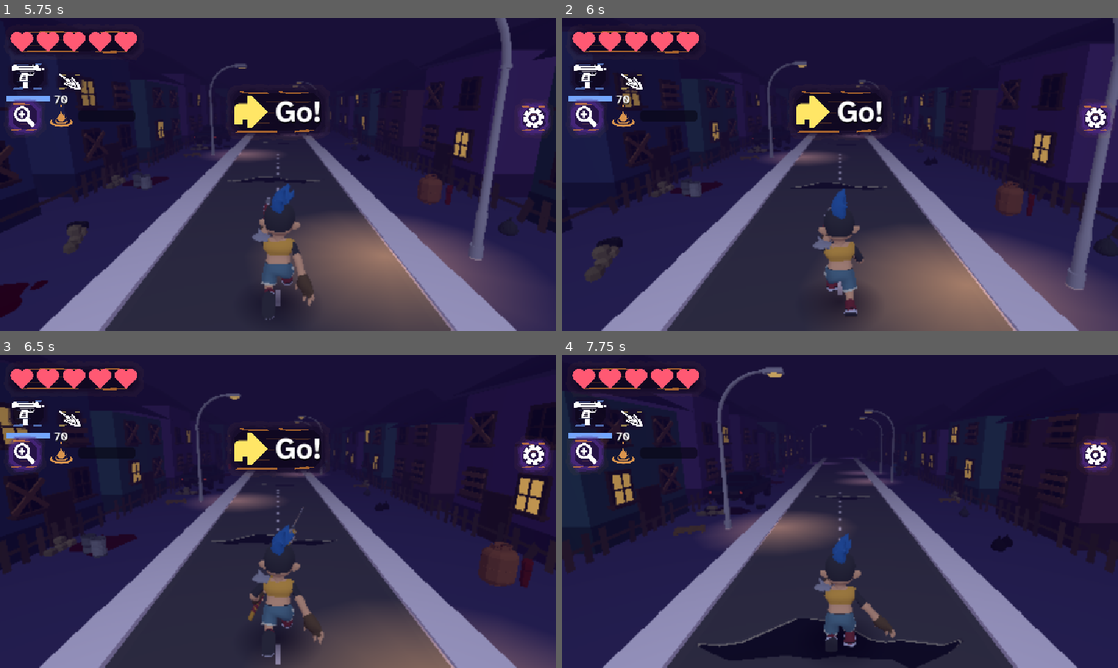
Above: before the commit, frames 1-4 (two rows, left to right).
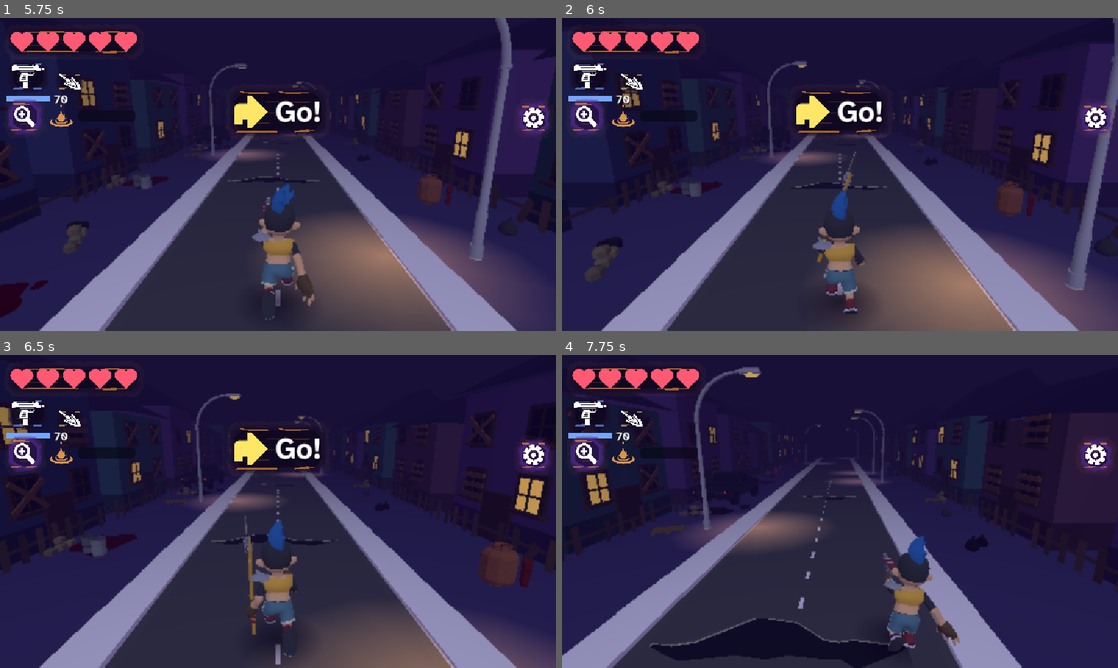
Above: after the commit, the same moments.

Repository: officialdad/home-by-light
Game: Godot game, scene res://scenes/main.tscn
Two runs of this game, one before a commit and one after it. Both use one fixed random seed, a clock stepped at 60 frames per second and the inputs below.
Inputs (mouse positions are in pixels of both pictures, inside the frame that each line leads up to):
- Up to frame 1 (5.75 s): tap Enter at 0.5, 5.1 s; drag from (278, 174) to (333, 105) at 0.52 s; drag from (166, 190) to (250, 237) at 1.27 s; move the mouse to (333, 105) at 2.02 s; hold Right (ui_right) 2.03-2.75 s; hold E 2.03-2.75 s; click (333, 105) at 2.17 s; drag from (250, 237) to (111, 127) at 2.77 s; move the mouse to (444, 221) at 3.52 s; hold Left (ui_left) 3.53-4.25 s; tap I at 3.6 s; click (444, 221) at 3.67 s; tap Space at 3.77 s; drag from (111, 127) to (194, 96) at 4.27 s; move the mouse to (305, 174) at 5.02 s; hold Down (ui_down) from 5.03 s (still down); click (305, 174) at 5.17 s
- Up to frame 2 (6 s): release Down (ui_down) at 5.75 s; drag from (756, 96) to (728, 190) at 5.77 s
- Up to frame 3 (6.5 s): no input
- Up to frame 4 (7.75 s): move the mouse to (962, 495) at 6.52 s; hold Up (ui_up) 6.53-7.25 s; hold E 6.53-7.25 s; click (962, 495) at 6.67 s; tap Space at 6.77 s; drag from (728, 527) to (812, 574) at 7.27 s

Frame 1 is identical in both runs. In frame 2, 0.4% of the frame differs, in the area x 45-55%, y 42-96%; in frame 3, 1.4%; in frame 4, 25%, in the area x 0-100%, y 3-100%.
Error in both runs: Cannot call method 'get_visible_rect' on a null value. (res://scripts/tutorial_hints.gd:99)

Commit message:
Steer on touch swipe while the finger is moving
Waiting for release added the swipe duration to every lane change.

Diff:
--- a/godot/scripts/pointer_input.gd
+++ b/godot/scripts/pointer_input.gd
@@ -18,6 +18,7 @@
 var _press_start: Vector2 = Vector2.ZERO
 var _press_time_msec: int = 0
 var _pressing: bool = false
+var _swiped_this_press: bool = false
 var _aim_point: Vector2 = Vector2(0.5, 0.5)
 var _aiming: bool = false
 var _firing: bool = false
@@ -30,6 +31,7 @@
 		_aim_point = event.position / viewport_size
 		_aiming = true
 		tracking_ok = true
+		_swipe_while_dragging(event.position, viewport_size)
 	elif event is InputEventMouseButton and event.device != InputEvent.DEVICE_ID_EMULATION:
 		if event.button_index == MOUSE_BUTTON_LEFT:
 			_aim_point = event.position / viewport_size
@@ -47,6 +49,7 @@
 			pressed.emit(_aim_point)
 	elif event is InputEventScreenDrag:
 		_aim_point = event.position / viewport_size
+		_swipe_while_dragging(event.position, viewport_size)
 
 
 func get_slot_count() -> int:
@@ -65,6 +68,27 @@
 	return _firing
 
 
+## Steers the moment a fast drag passes the swipe distance, so the hero reacts while the finger is still moving instead of after it lifts.
+func _swipe_while_dragging(position: Vector2, viewport_size: Vector2) -> void:
+	if not _pressing or _swiped_this_press:
+		return
+	var seconds: float = float(Time.get_ticks_msec() - _press_time_msec) / 1000.0
+	if seconds > SWIPE_MAX_SECONDS:
+		return
+	var drag: Vector2 = (position - _press_start) / viewport_size.y
+	if drag.length() < SWIPE_MIN_SHARE:
+		return
+	_swiped_this_press = true
+	_emit_swipe(drag)
+
+
+func _emit_swipe(drag: Vector2) -> void:
+	if absf(drag.x) >= absf(drag.y):
+		swiped.emit(1 if drag.x > 0.0 else -1, 0)
+	else:
+		swiped.emit(0, 1 if drag.y > 0.0 else -1)
+
+
 ## Turns a short, fast press-drag-release into one swipe. Touch wins over emulated mouse, so a finger counts once.
 func _track_swipe(event: InputEvent, viewport_size: Vector2) -> void:
 	var is_touch: bool = event is InputEventScreenTouch
@@ -75,15 +99,15 @@
 		_press_start = event.position
 		_press_time_msec = Time.get_ticks_msec()
 		_pressing = true
+		_swiped_this_press = false
 		return
 	if not _pressing:
 		return
 	_pressing = false
+	if _swiped_this_press:
+		return
 	var seconds: float = float(Time.get_ticks_msec() - _press_time_msec) / 1000.0
 	var drag: Vector2 = (event.position - _press_start) / viewport_size.y
 	if seconds > SWIPE_MAX_SECONDS or drag.length() < SWIPE_MIN_SHARE:
 		return
-	if absf(drag.x) >= absf(drag.y):
-		swiped.emit(1 if drag.x > 0.0 else -1, 0)
-	else:
-		swiped.emit(0, 1 if drag.y > 0.0 else -1)
+	_emit_swipe(drag)
